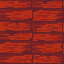
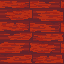
Comparing the layer stacks of the two 64 x 64 images. Changes:
painted on "Paint Layer 2" over [0, 0, 64, 63]
